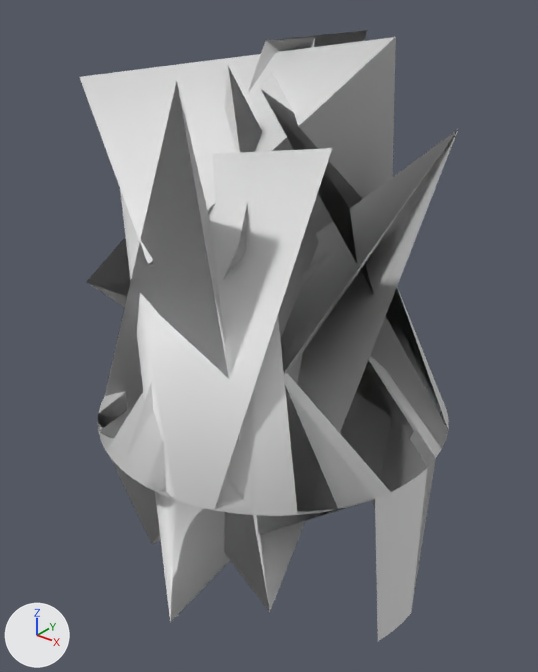
Renders of the OBJ model data/geom/goal/goal.obj from each side of a commit.
Rendered twice from a camera (50 mm lens) standing at (2.32, -2.94, 3.25) and looking at (0.0, -0.03, 1.45). The axes (+X, +Y, +Z) are drawn at lower left. The lights are the same throughout. The first picture is the older version. Materials are left out; every surface is plain grey. Where no turn or scale is listed for an object, it has been applied to the vertices.

Objects in the first picture: 'cylinder1', 'goal'.
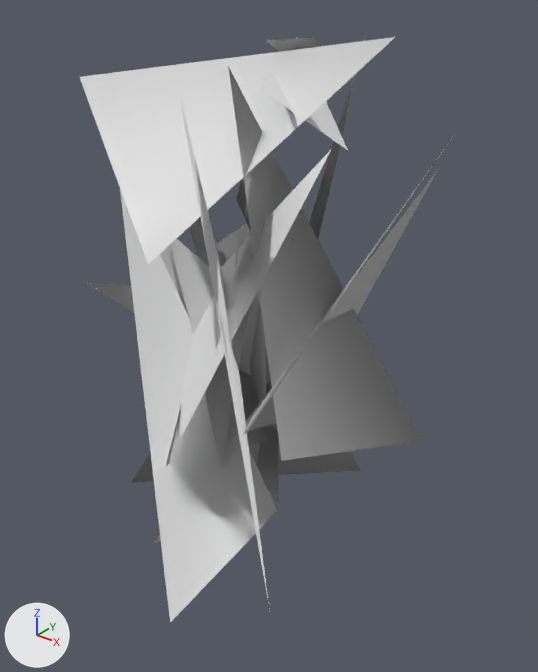
The change in detail:
Object 'cylinder1' (ob_cylinder1) is deleted.

Location of each change, (x1, y1, x2, y2) in pixels of the pictures (538 x 672 px):
'cylinder1', deleted: before (87, 30, 458, 641)
'goal', unchanged, uncovered by the edit: before (80, 37, 455, 610); after (80, 32, 455, 623)
